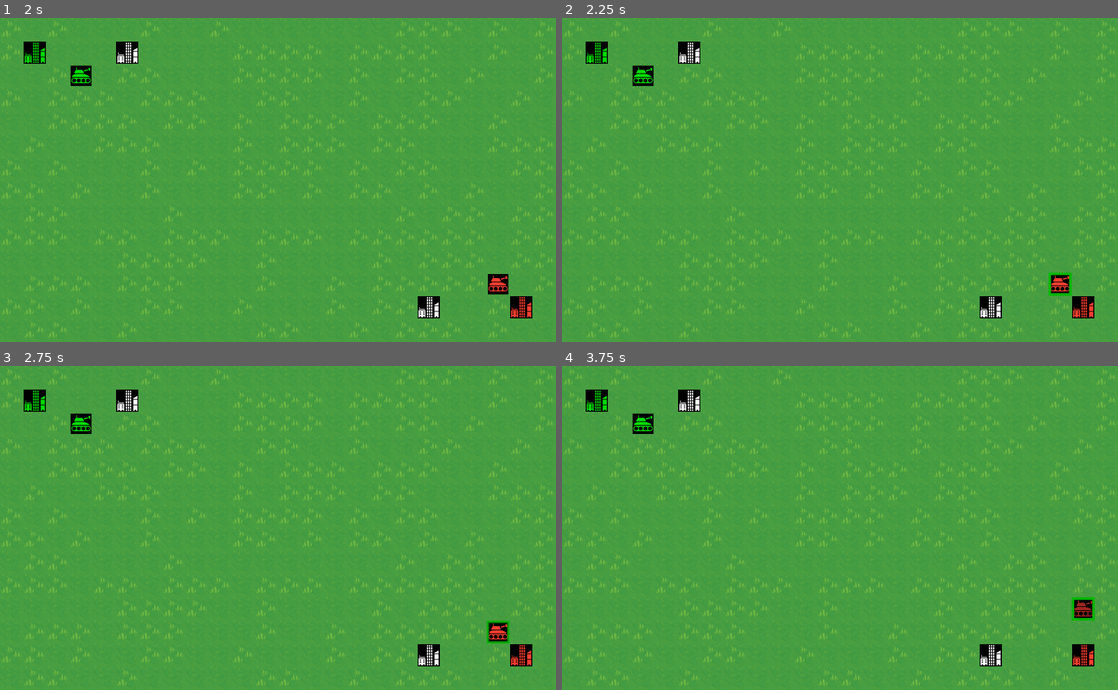
Above: before the commit, frames 1-4 (two rows, left to right).
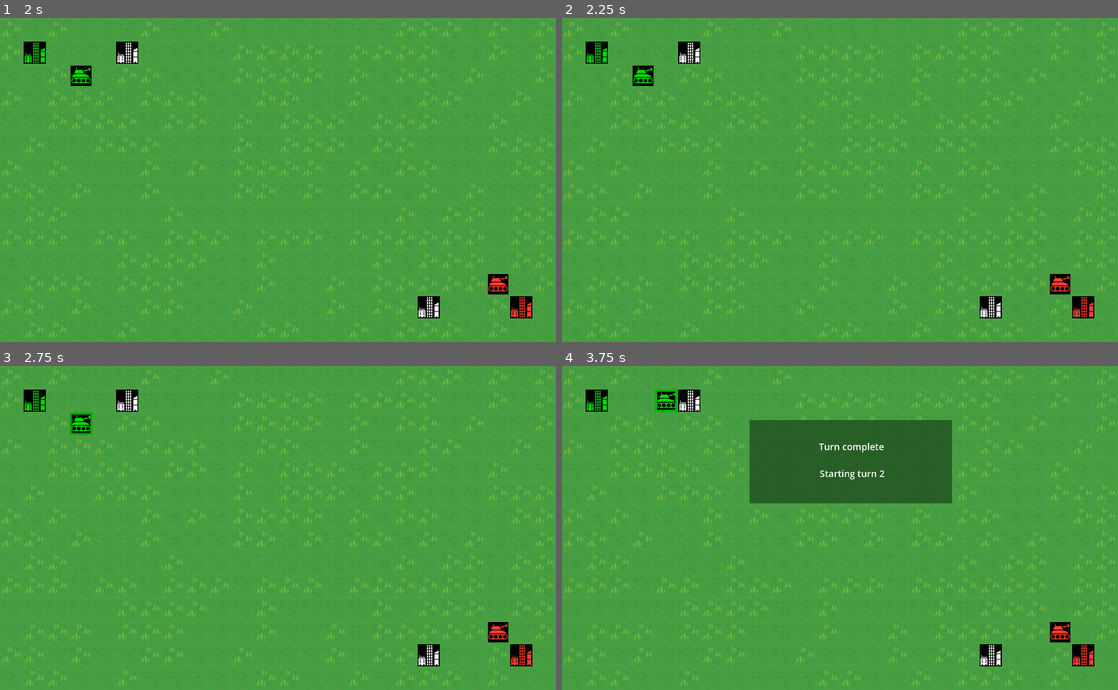
Above: after the commit, the same moments.

Repository: greenmoss/tankies
Game: Godot game, scene res://main.tscn
Two runs of this game, one before a commit and one after it. Both use one fixed random seed, a clock stepped at 60 frames per second and the inputs below.
Inputs (mouse positions are in pixels of both pictures, inside the frame that each line leads up to):
- Up to frame 1 (2 s): click "Got it. Let's go!" at 0.5 s; tap Enter at 1.25 s; move the mouse to (55, 76) at 1.27 s; hold Right (right) from 1.28 s (still down); hold N (next) from 1.28 s (still down); click (55, 76) at 1.42 s
- Up to frame 2 (2.25 s): tap Space at 2 s; move the mouse to (1062, 283) at 2.02 s; release Right (right) at 2.03 s; release N (next) at 2.03 s; hold Down (down) from 2.03 s (still down); click (1062, 283) at 2.1 s
- Up to frame 3 (2.75 s): keep holding Down (down); tap N (next) at 2.3 s
- Up to frame 4 (3.75 s): tap Enter at 2.75 s; move the mouse to (895, 456) at 2.77 s; release Down (down) at 2.78 s; hold Right (right) 2.78-3.53 s; hold N (next) 2.78-3.53 s; tap Space at 3.5 s; move the mouse to (812, 592) at 3.52 s; hold Up (up) from 3.53 s (still down); tap Z (sleep) at 3.6 s; click (812, 592) at 3.67 s

Frame 1 is identical in both runs. In frame 2, 0.1% of the frame differs, in the area x 87-92%, y 78-86%; in frame 3, 0.2%; in frame 4, 10%, in the area x 12-96%, y 7-86%.
Error before the commit: Invalid call. Nonexistent function 'select_next' in base 'Node'. (res://team/team.gd:35)

Commit message:
Disallow selecting other team's units

Diff:
--- a/ui/cursor.gd
+++ b/ui/cursor.gd
@@ -4,6 +4,7 @@
 var duration = 1.5  # duration of the cursor throbber animation
 var units_under_mouse = {}
 var selected_unit : Area2D
+var controller_team = Global.human_team
 
 func _ready():
     units_under_mouse = {}
@@ -31,11 +32,15 @@
         return
 
     if event.is_action_pressed('next'):
-        SignalBus.want_next_unit.emit(Global.human_team)
+        SignalBus.want_next_unit.emit(controller_team)
         return
 
 func try_input_to_unit(event) -> bool:
     if selected_unit == null:
+        deactivate()
+        return false
+
+    if selected_unit.my_team != controller_team:
         deactivate()
         return false
 
